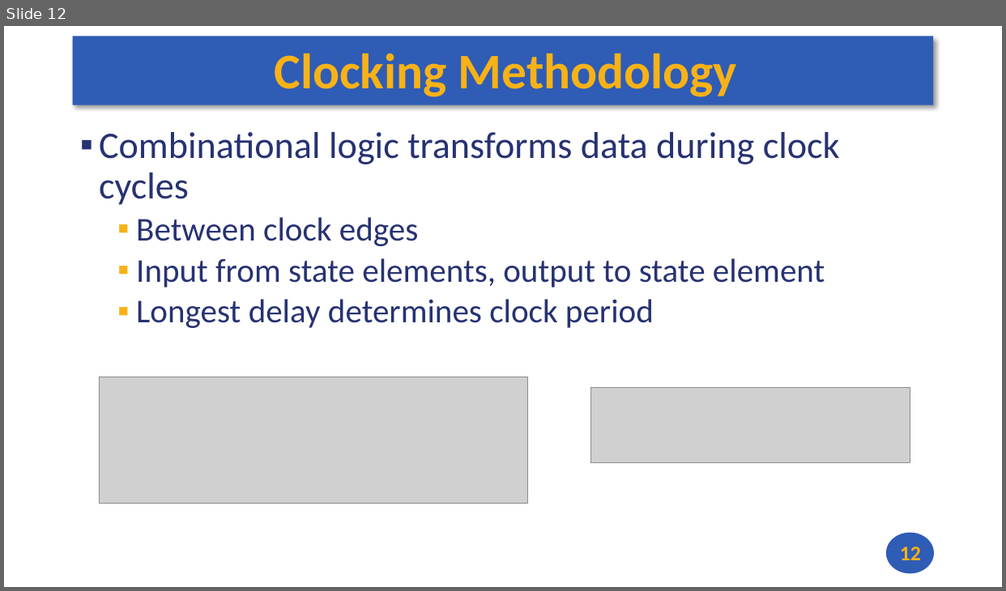
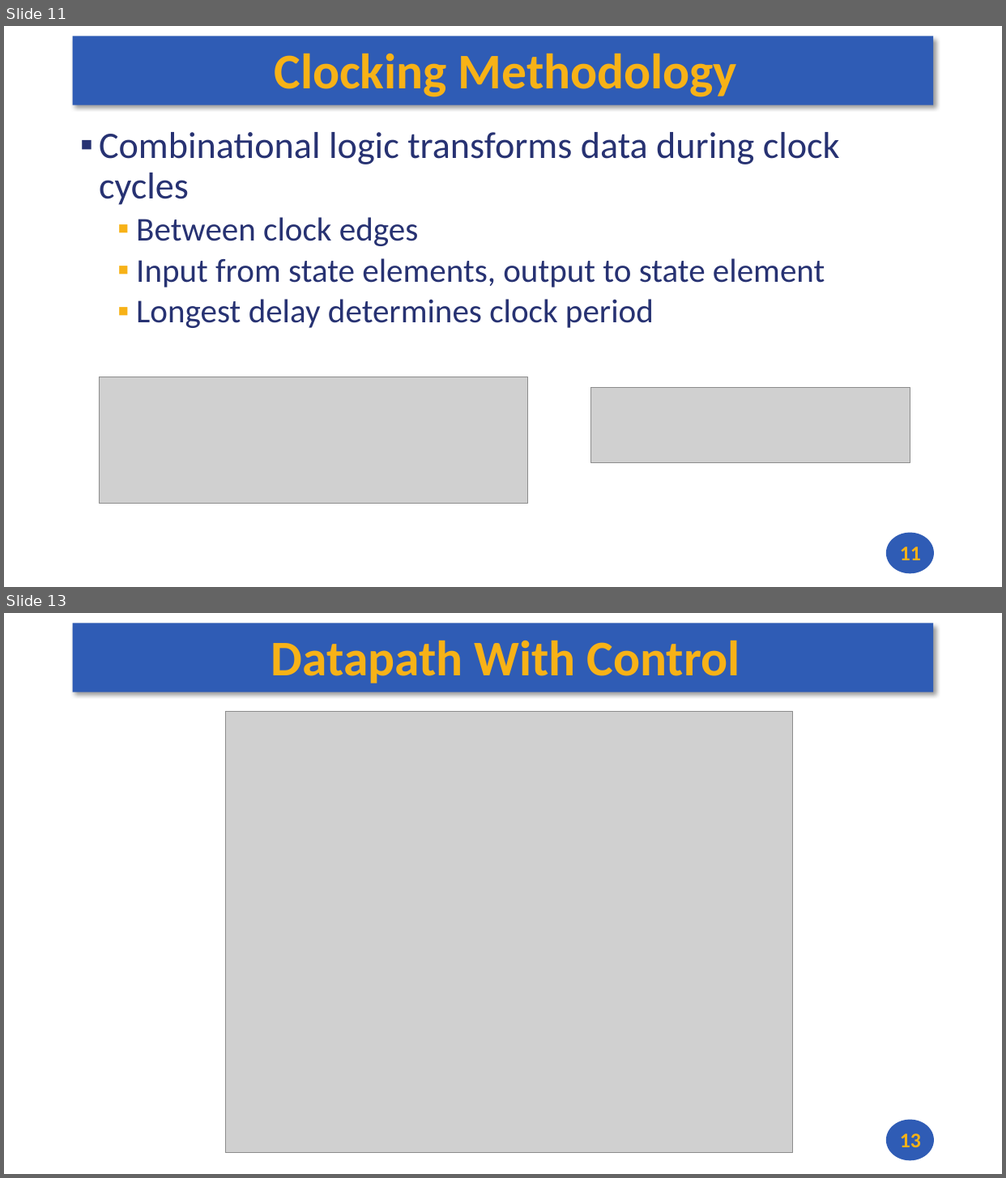
Before and after one commit to andrewt0301/hse-acos-course, a slide deck: docs/part1ca/09_Pipeline/CA_Lecture_09.pptx. Shown one above the other, each under a label of ours: slide 12 before the commit, slides 11 and 13 after it; the slides between them are not shown. The pictures are 1006x591 and 1006x1178 pixels, drawn with LibreOffice and Linux fonts; fonts in the diff are those of the drawing; grey boxes stand for pictures. Boxes give left, top, right and bottom in pixels: in the first picture for what was removed or moved away, otherwise in the second. Text is boxed around its words. In the diff, an @@ line names an element or a change of style, - is before the commit and + after.

```diff
--- a/docs/part1ca/09_Pipeline/CA_Lecture_09.pptx
+++ b/docs/part1ca/09_Pipeline/CA_Lecture_09.pptx
@@ slide 13 added at <box>4,613,1002,1174</box>, background #FFFFFF; not listed: 2 template elements that a slide beside it also shows @@
@@ title added at <box>271,641,740,683</box>, 48 pt, text #F7B217, bold @@
+Datapath With Control
@@ picture added at <box>226,711,793,1152</box> @@
@@ page number added at <box>900,1134,921,1148</box>, 20 pt, text #F7B217, bold @@
+13
@@ what was slide 12 is now slide 11 @@
@@ page number at <box>900,547,921,561</box>: text changed @@
-12
+11
```
Also in this commit, not shown: 4 other slides added, 1 other file.
